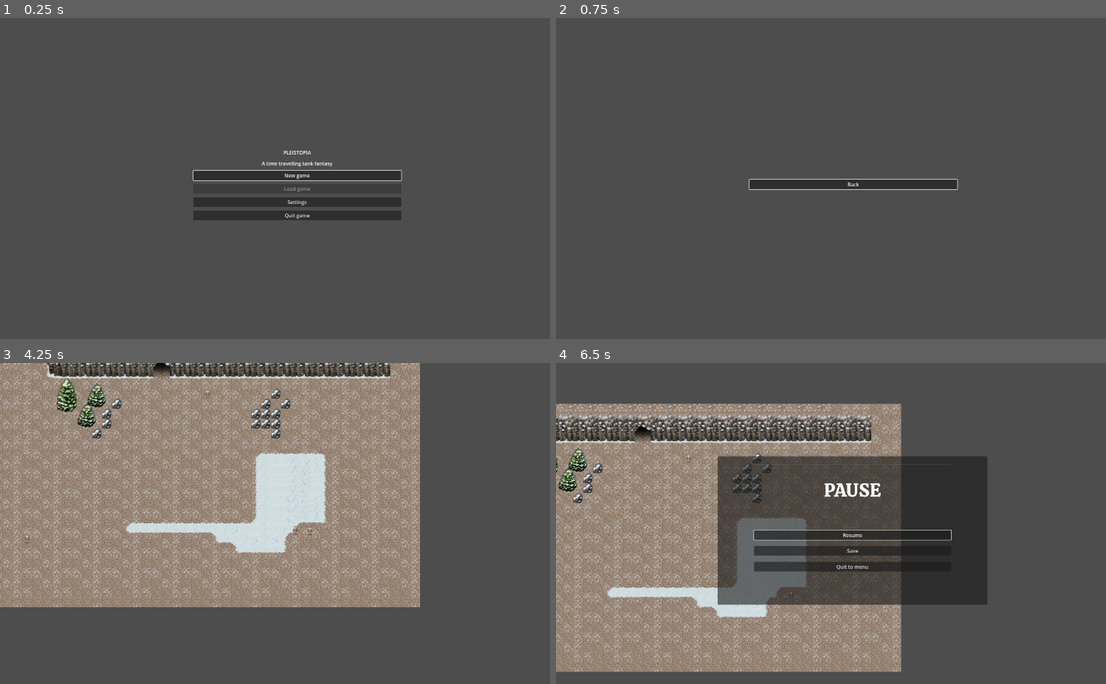
Above: before the commit, frames 1-4 (two rows, left to right).
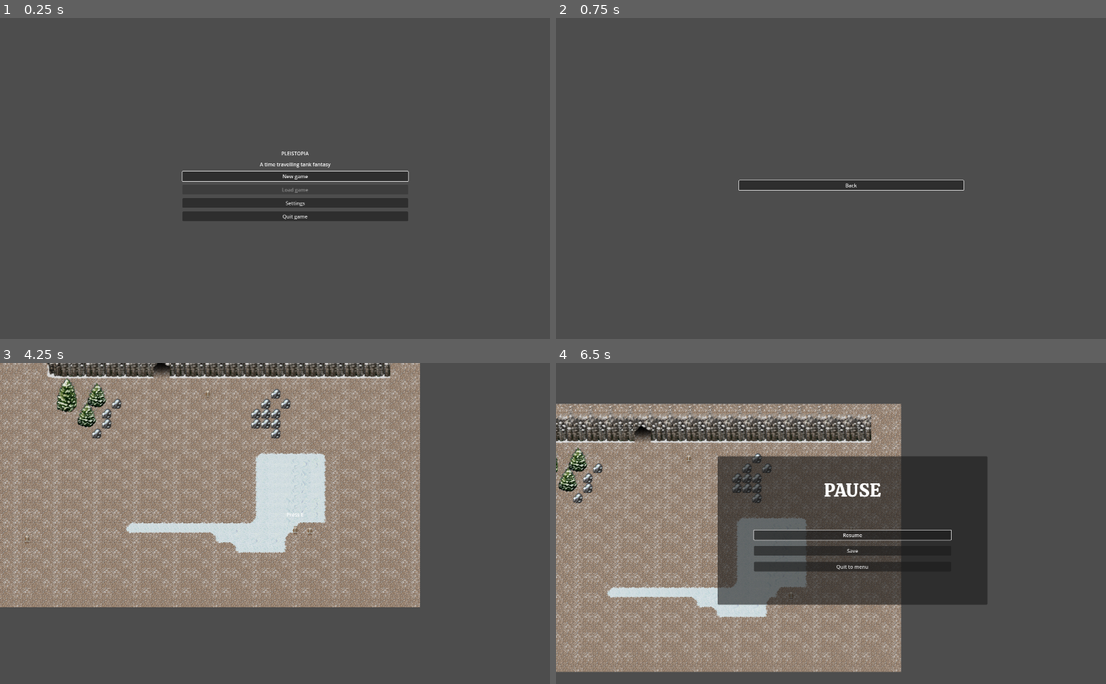
Above: after the commit, the same moments.

Repository: nialsiG/Pleistopia2.0
Game: Godot game, scene res://scenes/menu.tscn
The game is run twice, just before and just after one commit, with the same random seed, the same clock (stepped at 60 frames per second) and the same inputs.
Inputs (mouse positions are in pixels of both pictures, inside the frame that each line leads up to):
- Up to frame 1 (0.25 s): no input
- Up to frame 2 (0.75 s): click "Settings" at 0.5 s
- Up to frame 3 (4.25 s): click "Back" at 1.25 s; click "New game" at 2 s; tap Enter at 2.75 s; move the mouse to (423, 513) at 2.77 s; hold Right (move_right) 2.78-3.53 s; tap E (interact) at 2.85, 3.6 s; move the mouse to (176, 545) at 3.52 s; hold Down (move_down) from 3.53 s (still down)
- Up to frame 4 (6.5 s): tap E (interact) at 4.25, 4.35, 5.1, 5.85 s; move the mouse to (908, 456) at 4.27 s; release Down (move_down) at 4.28 s; hold Right (move_right) 4.28-5.03 s; move the mouse to (820, 597) at 5.02 s; hold Up (move_up) 5.03-5.78 s; move the mouse to (1029, 581) at 5.77 s; hold Left (move_left) from 5.78 s (still down); tap Escape (pause_unpause) at 6.4 s

The runs differ from the first frame. In frame 1, 1.4% of the frame differs, in the area x 33-75%, y 41-64%; in frame 2, 0.5%; in frame 3, less than 0.1%; in frame 4, less than 0.1%.

Commit message:
prototype dialog system

Diff:
--- a/Pleistopia 2.0/scenes/interaction_component.tscn
+++ b/Pleistopia 2.0/scenes/interaction_component.tscn
@@ -1,11 +1,14 @@
-[gd_scene load_steps=3 format=3 uid="uid://drvxtobidouor"]
+[gd_scene load_steps=4 format=3 uid="uid://drvxtobidouor"]
 
 [ext_resource type="Script" path="res://scripts/interaction.gd" id="1_5j1wp"]
+[ext_resource type="LabelSettings" uid="uid://bwp5a8gov2iuv" path="res://resources/labels/menu_title.tres" id="2_0hmbs"]
 
 [sub_resource type="CircleShape2D" id="CircleShape2D_7araa"]
 radius = 64.0
 
 [node name="interaction_component" type="Area2D"]
+collision_layer = 0
+collision_mask = 2
 script = ExtResource("1_5j1wp")
 
 [node name="CollisionShape2D" type="CollisionShape2D" parent="."]
@@ -24,5 +27,29 @@
 horizontal_alignment = 1
 vertical_alignment = 1
 
+[node name="CanvasLayer" type="CanvasLayer" parent="."]
+
+[node name="ColorRect" type="ColorRect" parent="CanvasLayer"]
+anchors_preset = 12
+anchor_top = 1.0
+anchor_right = 1.0
+anchor_bottom = 1.0
+offset_top = -229.0
+grow_horizontal = 2
+grow_vertical = 0
+color = Color(0.129412, 0.176471, 0.231373, 0.686275)
+
+[node name="dialog_label" type="Label" parent="CanvasLayer/ColorRect"]
+layout_mode = 1
+anchors_preset = 15
+anchor_right = 1.0
+anchor_bottom = 1.0
+grow_horizontal = 2
+grow_vertical = 2
+text = "This is a message"
+label_settings = ExtResource("2_0hmbs")
+horizontal_alignment = 1
+vertical_alignment = 1
+
 [connection signal="area_entered" from="." to="." method="_on_area_entered"]
 [connection signal="area_exited" from="." to="." method="_on_area_exited"]
--- a/Pleistopia 2.0/scenes/level_0.tscn
+++ b/Pleistopia 2.0/scenes/level_0.tscn
@@ -1,7 +1,8 @@
-[gd_scene load_steps=3 format=3 uid="uid://0yxrx807v3qx"]
+[gd_scene load_steps=4 format=3 uid="uid://0yxrx807v3qx"]
 
 [ext_resource type="TileSet" uid="uid://bqke02voxyqrj" path="res://resources/tilesets/basic_tileset.tres" id="1_7s24p"]
 [ext_resource type="PackedScene" uid="uid://dff4mr2e7jh2a" path="res://scenes/player_sentinel.tscn" id="1_e1mgq"]
+[ext_resource type="PackedScene" uid="uid://0ewyr71gqr" path="res://scenes/ui_roguelite.tscn" id="3_thhqp"]
 
 [node name="level_0" type="Node2D"]
 
@@ -22,3 +23,7 @@
 "Right": 10000000,
 "Top": 0
 }
+
+[node name="UI" type="CanvasLayer" parent="."]
+
+[node name="ui_roguelite" parent="UI" instance=ExtResource("3_thhqp")]
--- /dev/null
+++ b/Pleistopia 2.0/scenes/main_menu.tscn
@@ -0,0 +1,76 @@
+[gd_scene load_steps=2 format=3 uid="uid://cqmmqn5sqo02d"]
+
+[ext_resource type="Script" path="res://scripts/main_menu.gd" id="1_fy8p7"]
+
+[node name="main_menu" type="CanvasLayer"]
+script = ExtResource("1_fy8p7")
+
+[node name="VBoxContainer" type="VBoxContainer" parent="."]
+anchors_preset = 15
+anchor_right = 1.0
+anchor_bottom = 1.0
+offset_left = 587.0
+offset_right = -587.0
+grow_horizontal = 2
+grow_vertical = 2
+size_flags_horizontal = 4
+size_flags_vertical = 4
+theme_override_constants/separation = 12
+alignment = 1
+
+[node name="Title" type="Label" parent="VBoxContainer"]
+layout_mode = 2
+size_flags_horizontal = 4
+size_flags_vertical = 0
+text = "Pleistopia"
+uppercase = true
+
+[node name="Subtitle" type="Label" parent="VBoxContainer"]
+layout_mode = 2
+size_flags_horizontal = 4
+size_flags_vertical = 0
+text = "A time travelling tank fantasy"
+
+[node name="Button_new_game" type="Button" parent="VBoxContainer"]
+layout_mode = 2
+focus_neighbor_top = NodePath("../Button_quit")
+text = "New game"
+
+[node name="Button_load_game" type="Button" parent="VBoxContainer"]
+layout_mode = 2
+disabled = true
+text = "Load game"
+
+[node name="Button_settings" type="Button" parent="VBoxContainer"]
+layout_mode = 2
+text = "Settings"
+
+[node name="Button_quit" type="Button" parent="VBoxContainer"]
+layout_mode = 2
+focus_neighbor_bottom = NodePath("../Button_new_game")
+text = "Quit game"
+
+[node name="VBoxContainer2" type="VBoxContainer" parent="."]
+anchors_preset = 8
+anchor_left = 0.5
+anchor_top = 0.5
+anchor_right = 0.5
+anchor_bottom = 0.5
+offset_left = -361.0
+offset_top = -178.0
+offset_right = 361.0
+offset_bottom = 178.0
+grow_horizontal = 2
+grow_vertical = 2
+theme_override_constants/separation = 12
+alignment = 1
+
+[node name="Button_back" type="Button" parent="VBoxContainer2"]
+layout_mode = 2
+text = "Back"
+
+[connection signal="pressed" from="VBoxContainer/Button_new_game" to="." method="_on_button_new_game_pressed"]
+[connection signal="pressed" from="VBoxContainer/Button_load_game" to="." method="_on_button_load_game_pressed"]
+[connection signal="pressed" from="VBoxContainer/Button_settings" to="." method="_on_button_settings_pressed"]
+[connection signal="pressed" from="VBoxContainer/Button_quit" to="." method="_on_button_quit_pressed"]
+[connection signal="pressed" from="VBoxContainer2/Button_back" to="." method="_on_button_back_pressed"]
--- a/Pleistopia 2.0/scenes/menu.tscn
+++ b/Pleistopia 2.0/scenes/menu.tscn
@@ -1,87 +1,7 @@
 [gd_scene load_steps=2 format=3 uid="uid://b15x2bmtpsfun"]
 
-[ext_resource type="Script" path="res://scripts/main_menu.gd" id="1_wg6m2"]
+[ext_resource type="PackedScene" uid="uid://cqmmqn5sqo02d" path="res://scenes/main_menu.tscn" id="1_y0k5q"]
 
-[node name="menu" type="Node2D"]
+[node name="menu" type="Node"]
 
-[node name="main_menu" type="Control" parent="."]
-layout_mode = 3
-anchors_preset = 0
-offset_right = 1912.0
-offset_bottom = 1073.0
-script = ExtResource("1_wg6m2")
-
-[node name="VBoxContainer" type="VBoxContainer" parent="main_menu"]
-layout_mode = 1
-anchors_preset = 8
-anchor_left = 0.5
-anchor_top = 0.5
-anchor_right = 0.5
-anchor_bottom = 0.5
-offset_left = -334.5
-offset_top = -178.0
-offset_right = 334.5
-offset_bottom = 178.0
-grow_horizontal = 2
-grow_vertical = 2
-theme_override_constants/separation = 12
-alignment = 1
-
-[node name="Title" type="Label" parent="main_menu/VBoxContainer"]
-layout_mode = 2
-size_flags_horizontal = 4
-size_flags_vertical = 0
-text = "Pleistopia"
-uppercase = true
-
-[node name="Subtitle" type="Label" parent="main_menu/VBoxContainer"]
-layout_mode = 2
-size_flags_horizontal = 4
-size_flags_vertical = 0
-text = "A time travelling tank fantasy"
-
-[node name="Button_new_game" type="Button" parent="main_menu/VBoxContainer"]
-layout_mode = 2
-focus_neighbor_top = NodePath("../Button_quit")
-text = "New game"
-
-[node name="Button_load_game" type="Button" parent="main_menu/VBoxContainer"]
-layout_mode = 2
-disabled = true
-text = "Load game"
-
-[node name="Button_settings" type="Button" parent="main_menu/VBoxContainer"]
-layout_mode = 2
-text = "Settings"
-
-[node name="Button_quit" type="Button" parent="main_menu/VBoxContainer"]
-layout_mode = 2
-focus_neighbor_bottom = NodePath("../Button_new_game")
-text = "Quit game"
-
-[node name="VBoxContainer2" type="VBoxContainer" parent="main_menu"]
-visible = false
-layout_mode = 1
-anchors_preset = 8
-anchor_left = 0.5
-anchor_top = 0.5
-anchor_right = 0.5
-anchor_bottom = 0.5
-offset_left = -334.5
-offset_top = -178.0
-offset_right = 334.5
-offset_bottom = 178.0
-grow_horizontal = 2
-grow_vertical = 2
-theme_override_constants/separation = 12
-alignment = 1
-
-[node name="Button_back" type="Button" parent="main_menu/VBoxContainer2"]
-layout_mode = 2
-text = "Back"
-
-[connection signal="pressed" from="main_menu/VBoxContainer/Button_new_game" to="main_menu" method="_on_button_new_game_pressed"]
-[connection signal="pressed" from="main_menu/VBoxContainer/Button_load_game" to="main_menu" method="_on_button_load_game_pressed"]
-[connection signal="pressed" from="main_menu/VBoxContainer/Button_settings" to="main_menu" method="_on_button_settings_pressed"]
-[connection signal="pressed" from="main_menu/VBoxContainer/Button_quit" to="main_menu" method="_on_button_quit_pressed"]
-[connection signal="pressed" from="main_menu/VBoxContainer2/Button_back" to="main_menu" method="_on_button_back_pressed"]
+[node name="main_menu" parent="." instance=ExtResource("1_y0k5q")]
--- a/Pleistopia 2.0/scenes/pause_menu.tscn
+++ b/Pleistopia 2.0/scenes/pause_menu.tscn
@@ -41,6 +41,7 @@
 theme_override_constants/separation = 20
 
 [node name="HSeparator" type="HSeparator" parent="Panel/VBoxContainer"]
+modulate = Color(1, 1, 1, 0)
 layout_mode = 2
 theme_override_constants/separation = 50
 
@@ -51,6 +52,7 @@
 horizontal_alignment = 1
 
 [node name="HSeparator2" type="HSeparator" parent="Panel/VBoxContainer"]
+modulate = Color(1, 1, 1, 0)
 layout_mode = 2
 theme_override_constants/separation = 50
 
--- a/Pleistopia 2.0/scenes/player.tscn
+++ b/Pleistopia 2.0/scenes/player.tscn
@@ -1,9 +1,8 @@
-[gd_scene load_steps=6 format=3 uid="uid://vbhj4wk0uwha"]
+[gd_scene load_steps=5 format=3 uid="uid://vbhj4wk0uwha"]
 
 [ext_resource type="Script" path="res://scripts/player.gd" id="1_66eci"]
 [ext_resource type="Texture2D" uid="uid://dbxd6d4ti211h" path="res://assets/sprites/main_character.png" id="2_ux6ib"]
 [ext_resource type="PackedScene" uid="uid://drvxtobidouor" path="res://scenes/interaction_component.tscn" id="3_2yool"]
-[ext_resource type="PackedScene" uid="uid://blakpdq3gr8oi" path="res://scenes/ui_rpg.tscn" id="4_vd10k"]
 
 [sub_resource type="CapsuleShape2D" id="CapsuleShape2D_8sgik"]
 radius = 8.0
@@ -26,5 +25,3 @@
 [node name="Sprite2D" type="Sprite2D" parent="."]
 z_index = 1
 texture = ExtResource("2_ux6ib")
-
-[node name="ui_rpg" parent="." instance=ExtResource("4_vd10k")]
--- a/Pleistopia 2.0/scenes/player_sentinel.tscn
+++ b/Pleistopia 2.0/scenes/player_sentinel.tscn
@@ -3,7 +3,7 @@
 [ext_resource type="Script" path="res://scripts/player_sentinel.gd" id="1_haf3x"]
 [ext_resource type="Texture2D" uid="uid://dfb6xutywgi1m" path="res://assets/sprites/playerHead.png" id="2_e0f61"]
 [ext_resource type="Texture2D" uid="uid://bopplj6l0kkab" path="res://assets/sprites/playerBody.png" id="3_cgya5"]
-[ext_resource type="PackedScene" uid="uid://0ewyr71gqr" path="res://scenes/ui_roguelite.tscn" id="4_skyll"]
+[ext_resource type="PackedScene" uid="uid://drvxtobidouor" path="res://scenes/interaction_component.tscn" id="4_p0avi"]
 
 [sub_resource type="CapsuleShape2D" id="CapsuleShape2D_wq48t"]
 radius = 39.0
@@ -26,4 +26,4 @@
 [node name="head_sprite" type="Sprite2D" parent="hull_sprite"]
 offset = Vector2(16, 0)
 
-[node name="ui_roguelite" parent="." instance=ExtResource("4_skyll")]
+[node name="interaction_component" parent="." instance=ExtResource("4_p0avi")]
--- a/Pleistopia 2.0/scenes/ui_roguelite.tscn
+++ b/Pleistopia 2.0/scenes/ui_roguelite.tscn
@@ -1,13 +1,31 @@
-[gd_scene load_steps=2 format=3 uid="uid://0ewyr71gqr"]
+[gd_scene load_steps=3 format=3 uid="uid://0ewyr71gqr"]
 
+[ext_resource type="Texture2D" uid="uid://dulp6vthnwh5l" path="res://assets/ui/uiBackgroundTop.png" id="1_0fcmh"]
 [ext_resource type="PackedScene" uid="uid://dk2xcmy14lc3n" path="res://scenes/pause_menu.tscn" id="1_nss1i"]
 
 [node name="ui_roguelite" type="Control"]
 z_index = 10
 layout_mode = 3
-anchors_preset = 0
-offset_right = 40.0
-offset_bottom = 40.0
+anchors_preset = 8
+anchor_left = 0.5
+anchor_top = 0.5
+anchor_right = 0.5
+anchor_bottom = 0.5
+grow_horizontal = 2
+grow_vertical = 2
+size_flags_horizontal = 4
+
+[node name="UiBackgroundTop" type="TextureRect" parent="."]
+layout_mode = 1
+anchors_preset = 5
+anchor_left = 0.5
+anchor_right = 0.5
+offset_left = -150.0
+offset_top = -540.0
+offset_right = 150.0
+offset_bottom = -413.0
+grow_horizontal = 2
+texture = ExtResource("1_0fcmh")
 
 [node name="pause_menu" parent="." instance=ExtResource("1_nss1i")]
 layout_mode = 1
--- a/Pleistopia 2.0/scenes/ui_rpg.tscn
+++ b/Pleistopia 2.0/scenes/ui_rpg.tscn
@@ -5,13 +5,16 @@
 [node name="ui_rpg" type="Control"]
 z_index = 10
 layout_mode = 3
-anchors_preset = 0
-offset_right = 40.0
-offset_bottom = 40.0
+anchors_preset = 15
+anchor_right = 1.0
+anchor_bottom = 1.0
+grow_horizontal = 2
+grow_vertical = 2
 
 [node name="pause_menu" parent="." instance=ExtResource("1_rsulr")]
 layout_mode = 1
-offset_left = -20.0
-offset_top = -20.0
-offset_right = -20.0
-offset_bottom = -20.0
+anchors_preset = 15
+anchor_left = 0.0
+anchor_top = 0.0
+anchor_right = 1.0
+anchor_bottom = 1.0
--- a/Pleistopia 2.0/scenes/world.tscn
+++ b/Pleistopia 2.0/scenes/world.tscn
@@ -1,9 +1,10 @@
-[gd_scene load_steps=5 format=3 uid="uid://bwtjgp0nubtp0"]
+[gd_scene load_steps=6 format=3 uid="uid://bwtjgp0nubtp0"]
 
 [ext_resource type="PackedScene" uid="uid://vbhj4wk0uwha" path="res://scenes/player.tscn" id="1_muwlk"]
 [ext_resource type="TileSet" uid="uid://bqke02voxyqrj" path="res://resources/tilesets/basic_tileset.tres" id="1_slahn"]
 [ext_resource type="PackedScene" uid="uid://b76d5t66df8qr" path="res://scenes/npc.tscn" id="3_5bokf"]
 [ext_resource type="PackedScene" uid="uid://6uvyrsduqffv" path="res://scenes/door.tscn" id="4_ebeto"]
+[ext_resource type="PackedScene" uid="uid://blakpdq3gr8oi" path="res://scenes/ui_rpg.tscn" id="5_6lics"]
 
 [node name="world" type="Node2D"]
 
@@ -46,3 +47,9 @@
 [node name="door" parent="Doors" instance=ExtResource("4_ebeto")]
 position = Vector2(257, -110)
 target_scene = "res://scenes/custom_menu.tscn"
+
+[node name="UI" type="CanvasLayer" parent="."]
+layer = 10
+
+[node name="ui_rpg" parent="UI" instance=ExtResource("5_6lics")]
+z_index = 0
--- a/Pleistopia 2.0/scripts/interaction.gd
+++ b/Pleistopia 2.0/scripts/interaction.gd
@@ -3,8 +3,13 @@
 @onready var all_interactions = []
 @onready var interact_label = $Label
 
+@onready var dialog_canvas = $CanvasLayer
+@onready var dialog_label = $CanvasLayer/ColorRect/dialog_label
+@onready var is_dialog_up = false
+
 #region Gameloop
 func _ready():
+	hide_dialog()
 	update_interaction()
 
 func _process(delta):
@@ -19,6 +24,8 @@
 	update_interaction()
 
 func _on_area_exited(area):
+	if is_dialog_up:
+		hide_dialog()
 	all_interactions.erase(area)
 	update_interaction()
 
@@ -35,6 +42,14 @@
 		print("An interaction triggered...")
 		match all_interactions[0].interact_type:
 			1 : print("This is a message")
-			2 : print("This is a dialog")
+			2 : show_dialog()
 			4 : print("This is an event")
 #endregion
+
+func show_dialog():
+	is_dialog_up = true
+	dialog_canvas.show()
+
+func hide_dialog():
+	is_dialog_up = false
+	dialog_canvas.hide()
--- a/Pleistopia 2.0/scripts/main_menu.gd
+++ b/Pleistopia 2.0/scripts/main_menu.gd
@@ -1,4 +1,4 @@
-extends Control
+extends CanvasLayer
 
 @onready var start_file = "res://scenes/world.tscn"
 
--- a/Pleistopia 2.0/scripts/npc.gd
+++ b/Pleistopia 2.0/scripts/npc.gd
@@ -6,6 +6,7 @@
 @export var message = "..."
 
 @onready var interact_area = $interact_area
+@onready var dialog_label = $CanvasLayer/ColorRect/dialog_label
 
 func _ready():
 	interact_area.interact_type = interact_type
--- a/Pleistopia 2.0/scripts/pause_menu.gd
+++ b/Pleistopia 2.0/scripts/pause_menu.gd
@@ -1,11 +1,13 @@
 extends Control
 
-@onready var start_menu = "res://scenes/menu.tscn"
+@onready var start_menu = "res://scenes/main_menu.tscn"
 @onready var pause_panel = $Panel
-@onready var is_paused = false
+
+static var is_paused: bool
 
 func _ready():
-	pause_panel.hide()
+	is_paused = true
+	pause_unpause()
 
 func _process(delta):
 	if Input.is_action_just_pressed("pause_unpause"):
Binary file changed: Pleistopia 2.0/assets/ui/uiBackgroundTop.png
